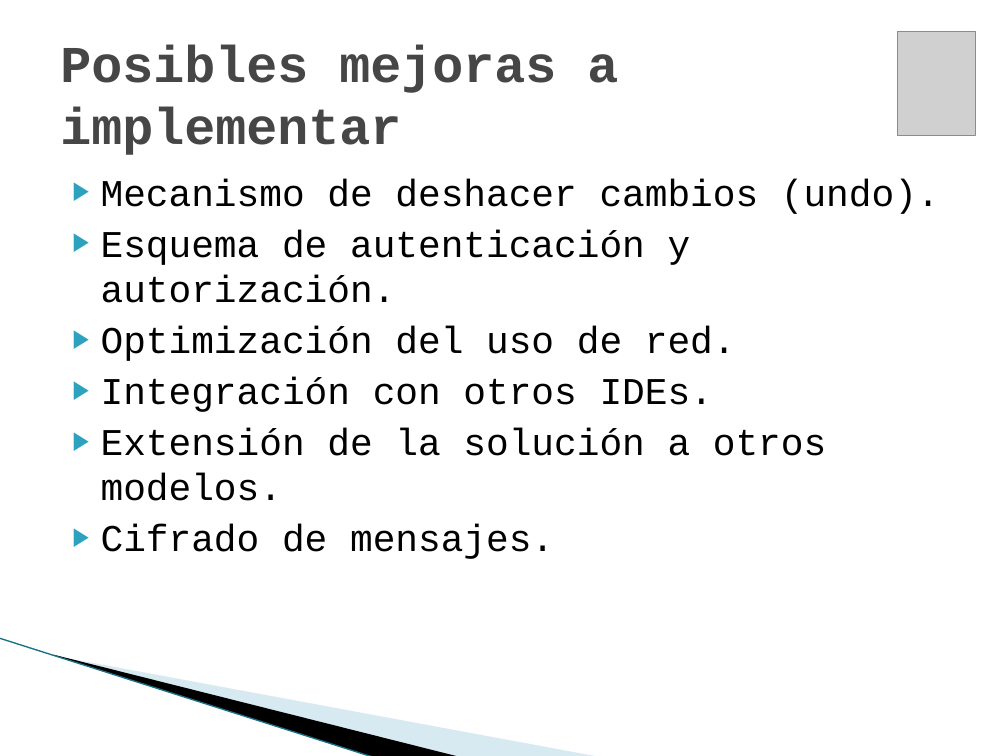
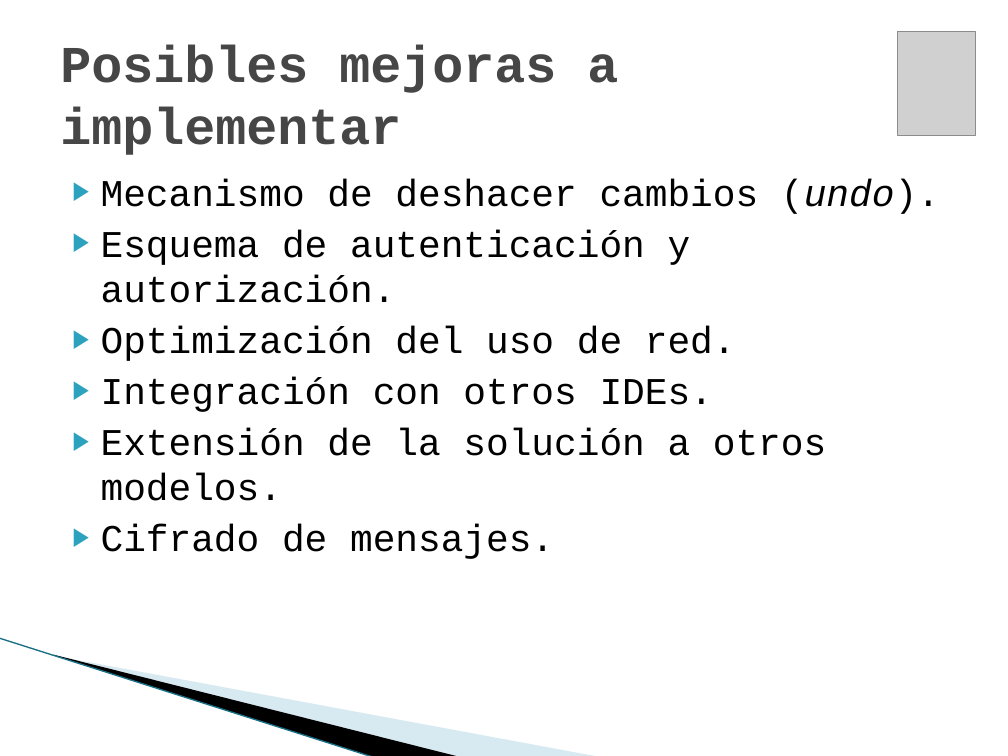
Before and after one commit to maurociancio/parallel-editor, a slide deck: slide 16 of doc/presentacion/presentacion.pptx. Drawn at 1008x756 pixels with LibreOffice and Linux fonts; fonts in the diff are those of the drawing; grey boxes stand for pictures; background and template pictures are left out. Boxes give left, top, right and bottom in pixels: in the first picture for what was removed or moved away, otherwise in the second. Text is boxed around its words. In the diff, an @@ line names an element or a change of style, - is before the commit and + after.

```diff
--- a/doc/presentacion/presentacion.pptx
+++ b/doc/presentacion/presentacion.pptx
@@ text at <box>101,179,940,214</box>: italic on in "(undo)." @@
```
Also in this commit, not shown: 7 other slides changed.
